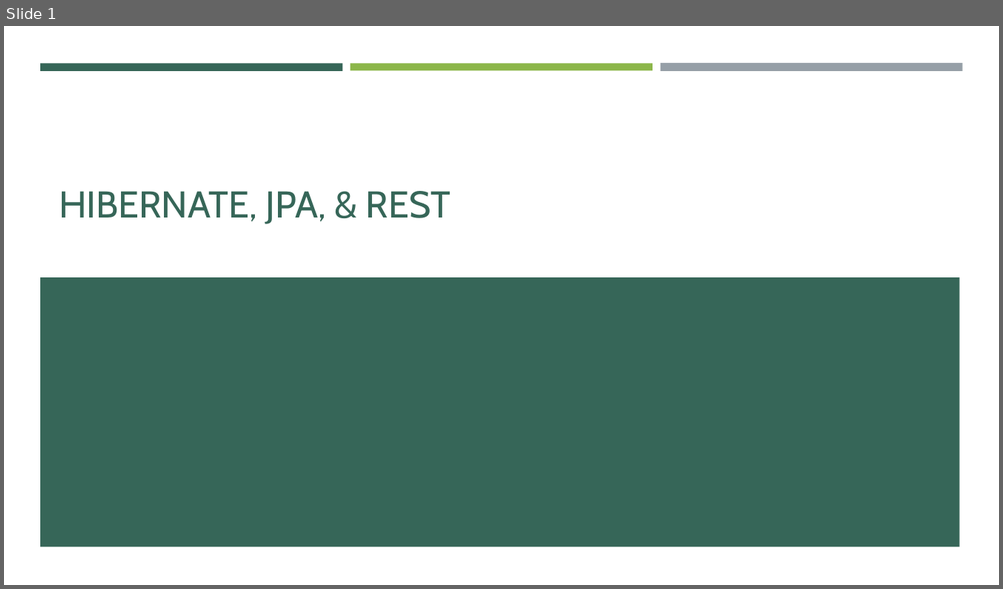
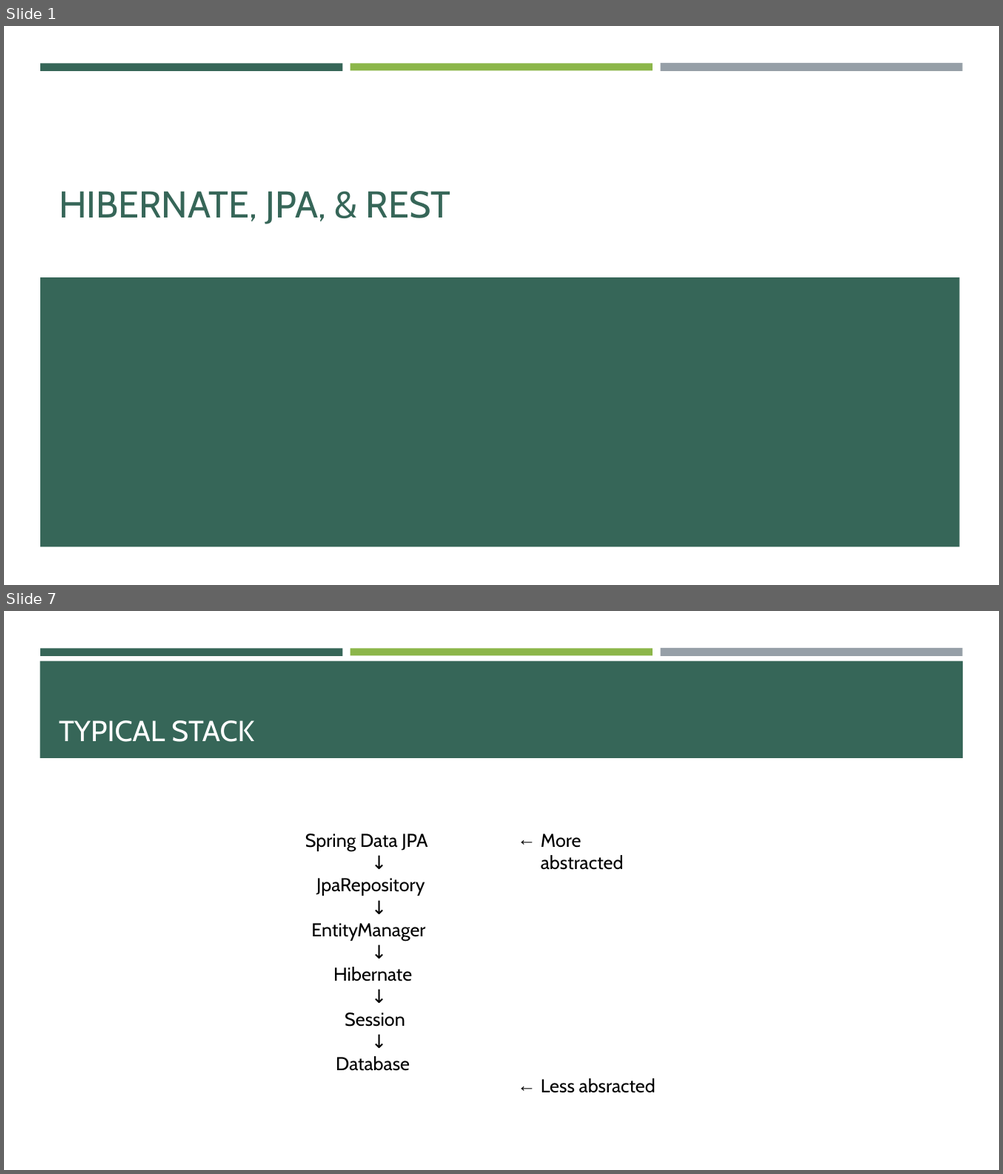
Before and after one commit to e-m-wilson/java-fs, a slide deck: Week_6/02_Hibernate_JPA_&_REST.pptx. Shown one above the other, each under a label of ours: slide 1 before the commit, slides 1 and 7 after it; the slides between them are not shown. The pictures are 1003x589 and 1003x1174 pixels, drawn with LibreOffice and Linux fonts; fonts in the diff are those of the drawing. Boxes give left, top, right and bottom in pixels: in the first picture for what was removed or moved away, otherwise in the second. Text is boxed around its words. In the diff, an @@ line names an element or a change of style, - is before the commit and + after.

```diff
--- a/Week_6/02_Hibernate_JPA_&_REST.pptx
+++ b/Week_6/02_Hibernate_JPA_&_REST.pptx
@@ slide 7 added at box(4, 611, 999, 1170), background #FFFFFF; not listed: 3 template elements that a slide beside it also shows @@
@@ rectangle added at box(40, 661, 963, 758), fill #366658 @@
@@ title added at box(59, 721, 254, 742), 28 pt, text #FFFFFF @@
+TYPICAL STACK
@@ text added at box(305, 834, 427, 1071), 18 pt, text #000000 @@
+Spring Data JPA
+↓
+JpaRepository
+↓
+EntityManager
+↓
+Hibernate
+↓
+Session
+↓
+Database
@@ text added at box(540, 834, 655, 1093), 18 pt, text #000000 @@
+← More abstracted
+← Less absracted
```
Also in this commit, not shown: 1 slide changed, 8 other slides added, 1 slide removed, 1 other file.
